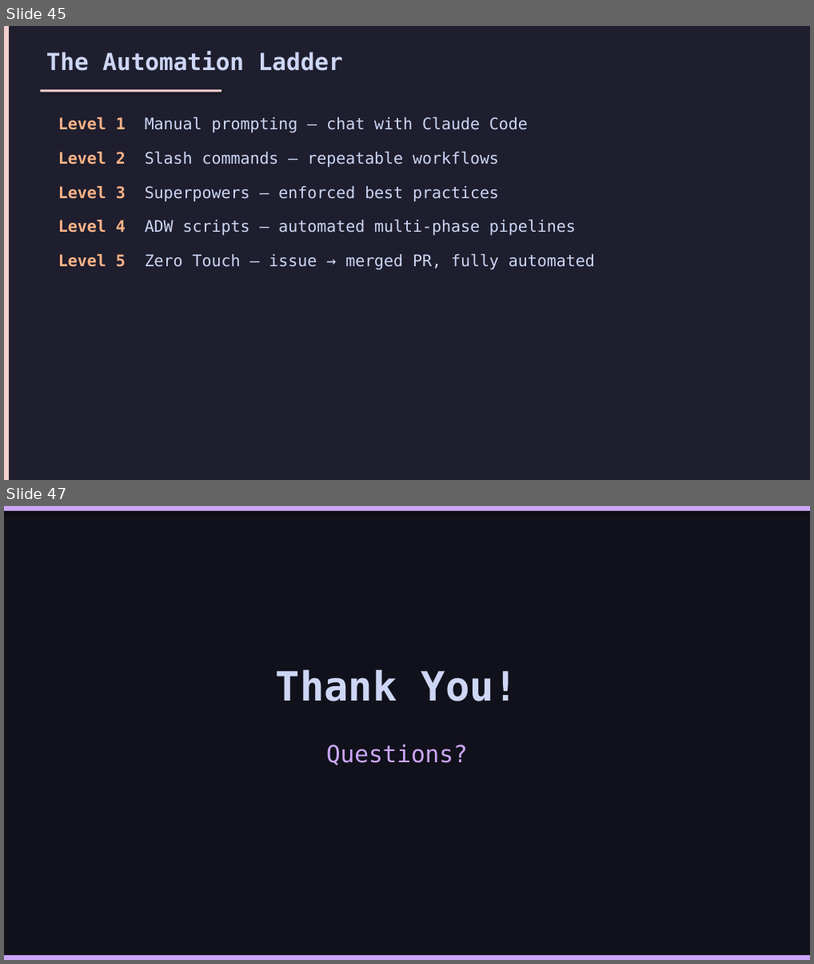
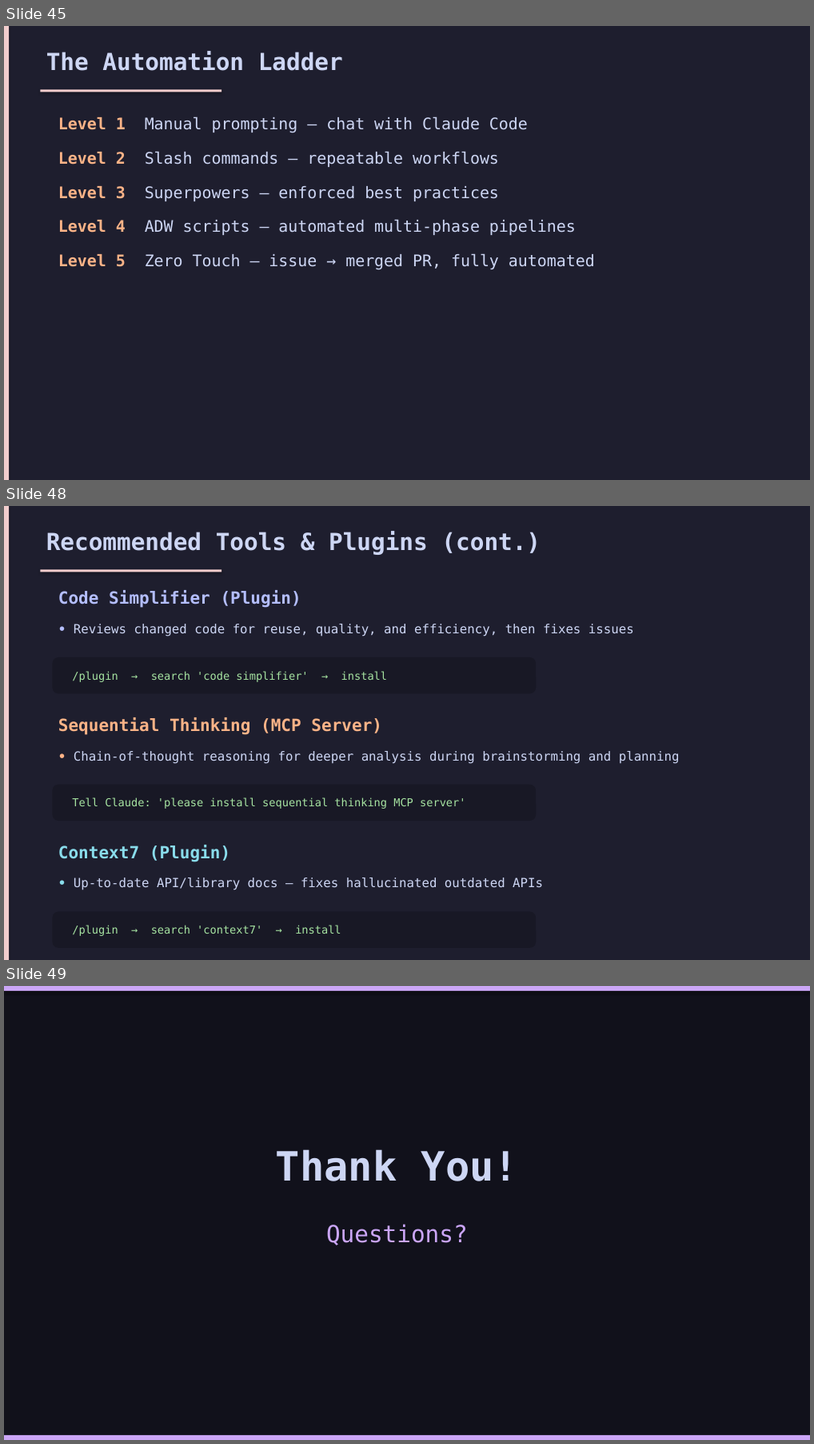
Before and after one commit to Adafy/cc-advanced-training, a slide deck: claude-code-advanced-training.pptx. Shown one above the other, each under a label of ours: slides 45 and 47 before the commit, slides 45, 48 and 49 after it; the slides between them are not shown. The pictures are 814x964 and 814x1444 pixels, drawn with LibreOffice and Linux fonts; fonts in the diff are those of the drawing. Boxes give left, top, right and bottom in pixels: in the first picture for what was removed or moved away, otherwise in the second. Text is boxed around its words. In the diff, an @@ line names an element or a change of style, - is before the commit and + after.

```diff
--- a/claude-code-advanced-training.pptx
+++ b/claude-code-advanced-training.pptx
@@ slide 48 added at (x1=4, y1=506, x2=810, y2=960), background #1E1E2E @@
@@ rectangle added at (x1=4, y1=506, x2=9, y2=960), fill #F2CDCD @@
@@ text added at (x1=46, y1=531, x2=541, y2=555), 28 pt, text #CDD6F4, bold @@
+Recommended Tools & Plugins (cont.)
@@ rectangle added at (x1=40, y1=569, x2=222, y2=572), fill #F2CDCD @@
@@ text added at (x1=58, y1=590, x2=302, y2=608), 20 pt, text #B4BEFE, bold @@
+Code Simplifier (Plugin)
@@ text added at (x1=74, y1=624, x2=634, y2=636), 15 pt, text #CDD6F4 @@
+• Reviews changed code for reuse, quality, and efficiency, then fixes issues
@@ rounded rectangle added at (x1=52, y1=657, x2=536, y2=693), fill #181825, 13 pt, text #A6E3A1 @@
+/plugin → search 'code simplifier' → install
@@ text added at (x1=58, y1=717, x2=382, y2=735), 20 pt, text #FAB387, bold @@
+Sequential Thinking (MCP Server)
@@ text added at (x1=74, y1=751, x2=680, y2=763), 15 pt, text #CDD6F4 @@
+• Chain-of-thought reasoning for deeper analysis during brainstorming and planning
@@ rounded rectangle added at (x1=52, y1=784, x2=536, y2=820), fill #181825, 13 pt, text #A6E3A1 @@
+Tell Claude: 'please install sequential thinking MCP server'
@@ text added at (x1=58, y1=844, x2=230, y2=862), 20 pt, text #89DCEB, bold @@
+Context7 (Plugin)
@@ text added at (x1=74, y1=877, x2=543, y2=890), 15 pt, text #CDD6F4 @@
+• Up-to-date API/library docs — fixes hallucinated outdated APIs
@@ rounded rectangle added at (x1=52, y1=912, x2=536, y2=948), fill #181825, 13 pt, text #A6E3A1 @@
+/plugin → search 'context7' → install
@@ what was slide 47 is now slide 49 @@
```
Also in this commit, not shown: 3 slides changed, 2 other slides added, 1 slide removed, 4 other files.
